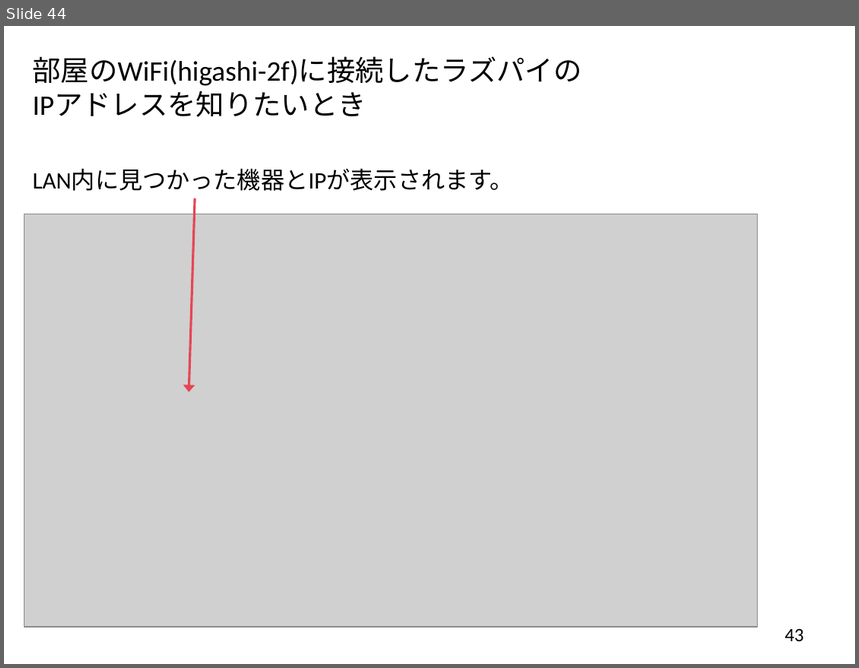
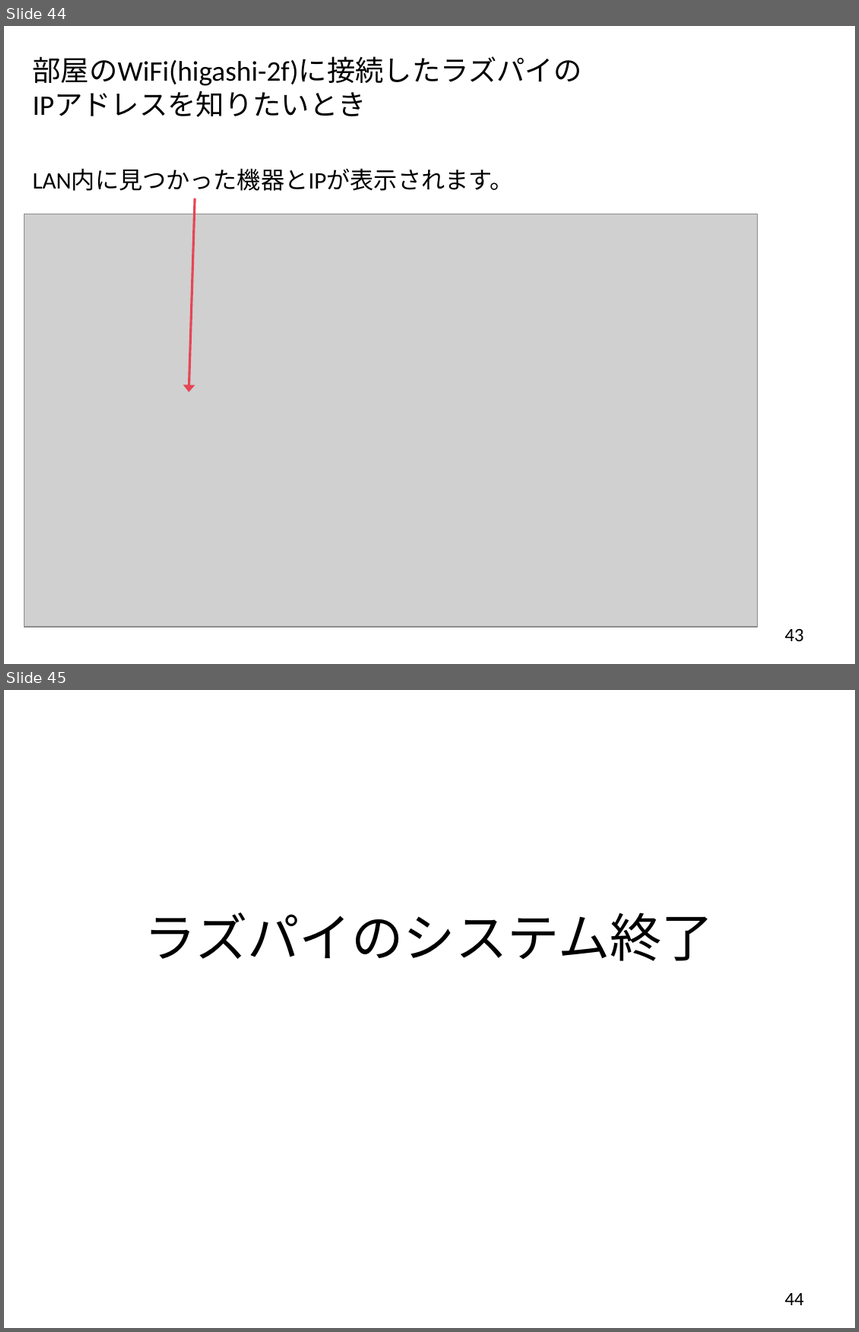
Before and after one commit to tarosay/raspi-zero-notes, a slide deck: Description/ラズパイZero初めての起動とWiFi接続.pptx. Shown one above the other, each under a label of ours: slide 44 before the commit, slides 44 and 45 after it. The pictures are 859x668 and 859x1332 pixels, drawn with LibreOffice and Linux fonts; fonts in the diff are those of the drawing; grey boxes stand for pictures. Boxes give left, top, right and bottom in pixels: in the first picture for what was removed or moved away, otherwise in the second. Text is boxed around its words. In the diff, an @@ line names an element or a change of style, - is before the commit and + after.

```diff
--- a/Description/ラズパイZero初めての起動とWiFi接続.pptx
+++ b/Description/ラズパイZero初めての起動とWiFi接続.pptx
@@ slide 45 added at box(4, 690, 855, 1328), background #FFFFFF @@
@@ text added at box(145, 913, 715, 961), 44 pt, text #000000 @@
+ラズパイのシステム終了
@@ page number added at box(785, 1293, 804, 1306), 16 pt, text #000000 @@
+44
```
Also in this commit, not shown: 1 other slide added, 2 other files.
